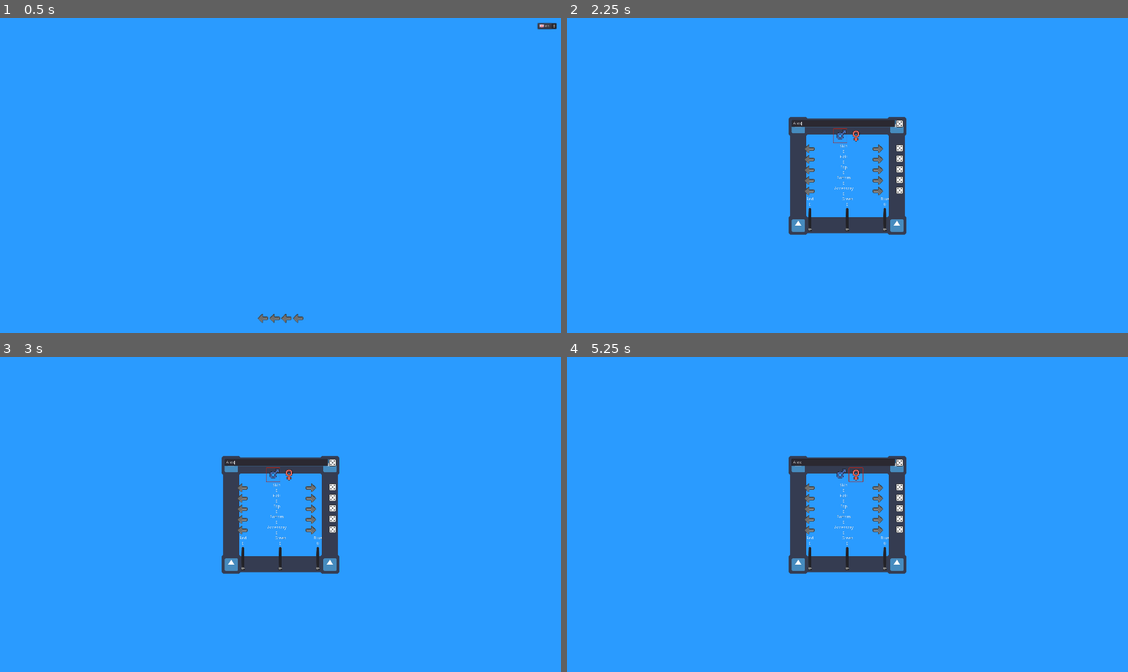
Above: before the commit, frames 1-4 (two rows, left to right).
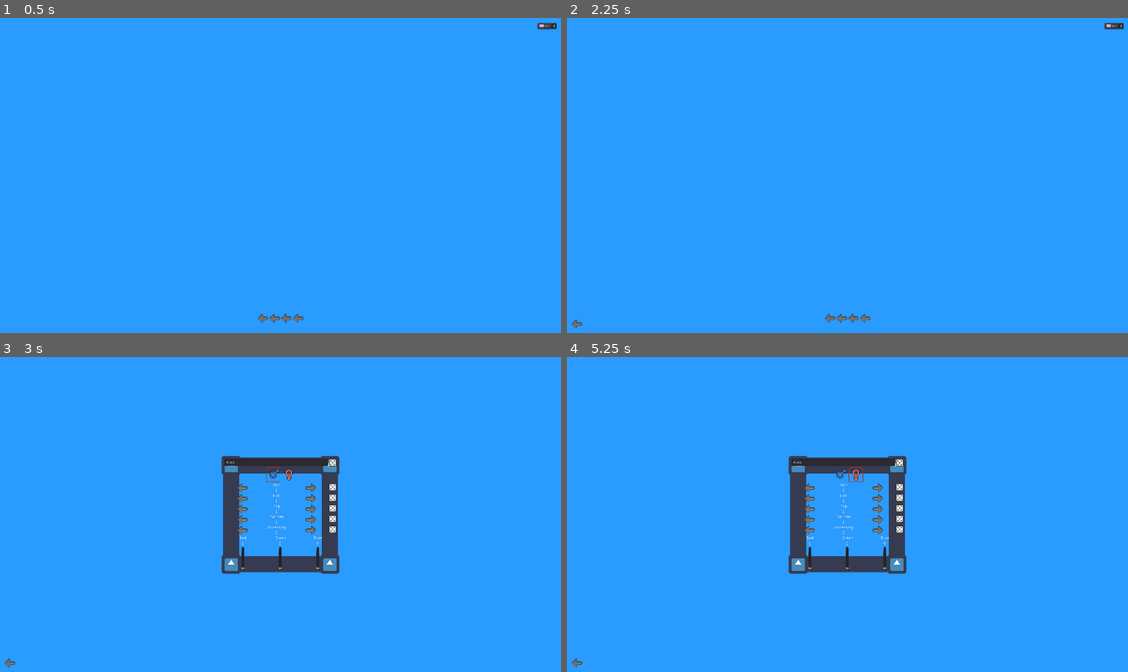
Above: after the commit, the same moments.

Repository: SabreOfWinter/Live-Over-The-Hills
Game: Godot game, scene res://menus/splash/splash.tscn
Two runs of this game, one before a commit and one after it. Both use one fixed random seed, a clock stepped at 60 frames per second and the inputs below. The engine's default icon, where the game draws it, is replaced by a stand-in: a white triangle on a blue panel in a dark square.
Inputs (mouse positions are in pixels of both pictures, inside the frame that each line leads up to):
- Up to frame 1 (0.5 s): no input
- Up to frame 2 (2.25 s): click (830, 317) at 0.5 s; click (841, 125) at 1.27 s; type "Alex" at 1.35 s; click (578, 323) at 2.02 s
- Up to frame 3 (3 s): click (263, 656) at 2.77 s
- Up to frame 4 (5.25 s): click (897, 464) at 3.5 s; click (841, 473) at 4.25 s; click (858, 473) at 5 s

Frame 1 is identical in both runs. In frame 2, 4.4% of the frame differs, in the area x 0-100%, y 1-99%; in frame 3, less than 0.1%; in frame 4, less than 0.1%.

Commit message:
Menu - Back button added with functionality

Diff:
--- a/menus/main/main.gd
+++ b/menus/main/main.gd
@@ -14,6 +14,9 @@
 
 func _on_quit_button_pressed():
 	get_tree().quit()
+
+func _on_back_button_pressed():
+	$animation_player.play("back_to_menu")
 
 #NEW GAME--------------------------------------------------------------------------------------------------------------------------------------------------------------------------------------------------------------------------------------------------------------
 
--- a/menus/main/main.tscn
+++ b/menus/main/main.tscn
@@ -14,6 +14,57 @@
 [ext_resource path="res://menus/main/female_pressed.png" type="Texture" id=12]
 [ext_resource path="res://menus/main/gender_buttongroup.tres" type="ButtonGroup" id=13]
 
+[sub_resource type="Animation" id=5]
+resource_name = "back_to_menu"
+tracks/0/type = "value"
+tracks/0/path = NodePath("main:visible")
+tracks/0/interp = 1
+tracks/0/loop_wrap = true
+tracks/0/imported = false
+tracks/0/enabled = true
+tracks/0/keys = {
+"times": PoolRealArray( 0 ),
+"transitions": PoolRealArray( 1 ),
+"update": 1,
+"values": [ true ]
+}
+tracks/1/type = "value"
+tracks/1/path = NodePath("new_game:visible")
+tracks/1/interp = 1
+tracks/1/loop_wrap = true
+tracks/1/imported = false
+tracks/1/enabled = true
+tracks/1/keys = {
+"times": PoolRealArray( 0 ),
+"transitions": PoolRealArray( 1 ),
+"update": 1,
+"values": [ false ]
+}
+tracks/2/type = "value"
+tracks/2/path = NodePath("load_game:visible")
+tracks/2/interp = 1
+tracks/2/loop_wrap = true
+tracks/2/imported = false
+tracks/2/enabled = true
+tracks/2/keys = {
+"times": PoolRealArray( 0 ),
+"transitions": PoolRealArray( 1 ),
+"update": 1,
+"values": [ false ]
+}
+tracks/3/type = "value"
+tracks/3/path = NodePath("settings:visible")
+tracks/3/interp = 1
+tracks/3/loop_wrap = true
+tracks/3/imported = false
+tracks/3/enabled = true
+tracks/3/keys = {
+"times": PoolRealArray( 0 ),
+"transitions": PoolRealArray( 1 ),
+"update": 1,
+"values": [ false ]
+}
+
 [sub_resource type="Animation" id=3]
 resource_name = "load_game"
 tracks/0/type = "value"
@@ -54,6 +105,18 @@
 "method": "load_player_save_cards"
 } ]
 }
+tracks/3/type = "value"
+tracks/3/path = NodePath("back_button:visible")
+tracks/3/interp = 1
+tracks/3/loop_wrap = true
+tracks/3/imported = false
+tracks/3/enabled = true
+tracks/3/keys = {
+"times": PoolRealArray( 0 ),
+"transitions": PoolRealArray( 1 ),
+"update": 1,
+"values": [ true ]
+}
 
 [sub_resource type="Animation" id=2]
 resource_name = "new_game"
@@ -81,6 +144,18 @@
 "update": 1,
 "values": [ true ]
 }
+tracks/2/type = "value"
+tracks/2/path = NodePath("back_button:visible")
+tracks/2/interp = 1
+tracks/2/loop_wrap = true
+tracks/2/imported = false
+tracks/2/enabled = true
+tracks/2/keys = {
+"times": PoolRealArray( 0 ),
+"transitions": PoolRealArray( 1 ),
+"update": 1,
+"values": [ true ]
+}
 
 [sub_resource type="Animation" id=4]
 resource_name = "settings"
@@ -103,6 +178,18 @@
 tracks/1/imported = false
 tracks/1/enabled = true
 tracks/1/keys = {
+"times": PoolRealArray( 0 ),
+"transitions": PoolRealArray( 1 ),
+"update": 1,
+"values": [ true ]
+}
+tracks/2/type = "value"
+tracks/2/path = NodePath("back_button:visible")
+tracks/2/interp = 1
+tracks/2/loop_wrap = true
+tracks/2/imported = false
+tracks/2/enabled = true
+tracks/2/keys = {
 "times": PoolRealArray( 0 ),
 "transitions": PoolRealArray( 1 ),
 "update": 1,
@@ -160,6 +247,18 @@
 "update": 1,
 "values": [ false ]
 }
+tracks/4/type = "value"
+tracks/4/path = NodePath("back_button:visible")
+tracks/4/interp = 1
+tracks/4/loop_wrap = true
+tracks/4/imported = false
+tracks/4/enabled = true
+tracks/4/keys = {
+"times": PoolRealArray( 0 ),
+"transitions": PoolRealArray( 1 ),
+"update": 1,
+"values": [ false ]
+}
 
 [node name="menu" type="Control"]
 anchor_right = 1.0
@@ -178,7 +277,6 @@
 }
 
 [node name="main" type="Control" parent="."]
-visible = false
 anchor_right = 1.0
 anchor_bottom = 1.0
 __meta__ = {
@@ -669,6 +767,7 @@
 max_value = 255.0
 
 [node name="load_game" type="Control" parent="."]
+visible = false
 anchor_right = 1.0
 anchor_bottom = 1.0
 __meta__ = {
@@ -726,6 +825,7 @@
 
 [node name="animation_player" type="AnimationPlayer" parent="."]
 autoplay = "start"
+anims/back_to_menu = SubResource( 5 )
 anims/load_game = SubResource( 3 )
 anims/new_game = SubResource( 2 )
 anims/settings = SubResource( 4 )
@@ -741,7 +841,19 @@
 margin_right = 100.0
 margin_bottom = 35.0
 popup_exclusive = true
+
+[node name="back_button" type="TextureButton" parent="."]
+anchor_top = 1.0
+anchor_bottom = 1.0
+margin_left = 20.0
+margin_top = -50.0
+margin_bottom = -20.0
+texture_normal = ExtResource( 5 )
+__meta__ = {
+"_edit_use_anchors_": false
+}
 [connection signal="pressed" from="main/HBoxContainer/new_game_button" to="." method="_on_new_game_button_pressed"]
 [connection signal="pressed" from="main/HBoxContainer/load_game_button" to="." method="_on_load_game_button_pressed"]
 [connection signal="pressed" from="main/HBoxContainer/settings_button" to="." method="_on_settings_button_pressed"]
 [connection signal="pressed" from="main/HBoxContainer/quit_button" to="." method="_on_quit_button_pressed"]
+[connection signal="pressed" from="back_button" to="." method="_on_back_button_pressed"]
Not shown: 1 places in menus/main/main.tscn that only renumber resources
